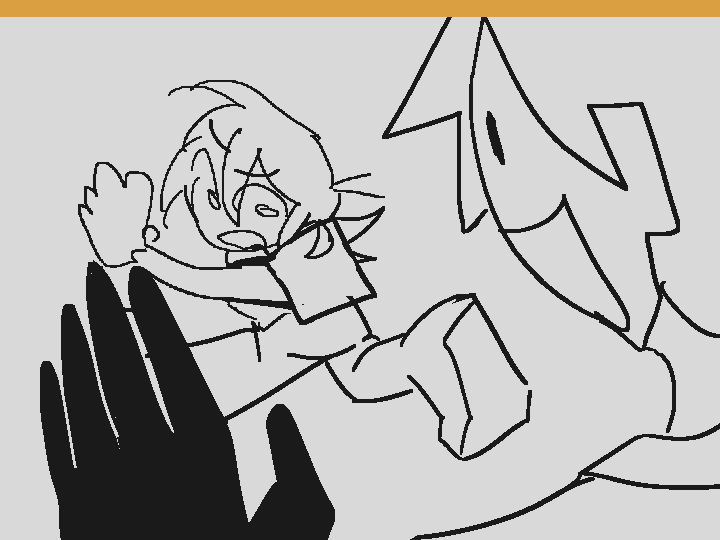
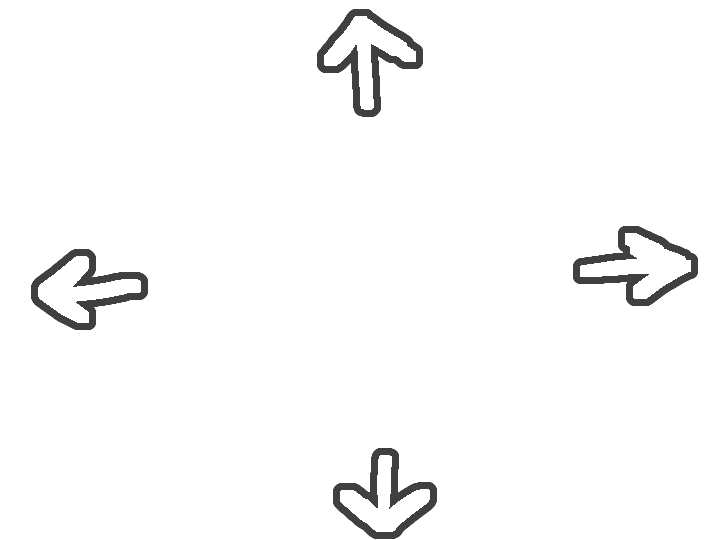
Revision of a layered 720x540 image; what changed, layer by layer:
hid "Copy of Paint Layer 2", painted on it over [0, 0, 720, 64]
added layer "Paint Layer 3" above "Paint Layer 2" over [0, 0, 704, 540]
hid "Paint Layer 2", painted on it over [0, 0, 720, 192]
hid "Paint Layer 1", painted on it over [0, 0, 720, 540]
